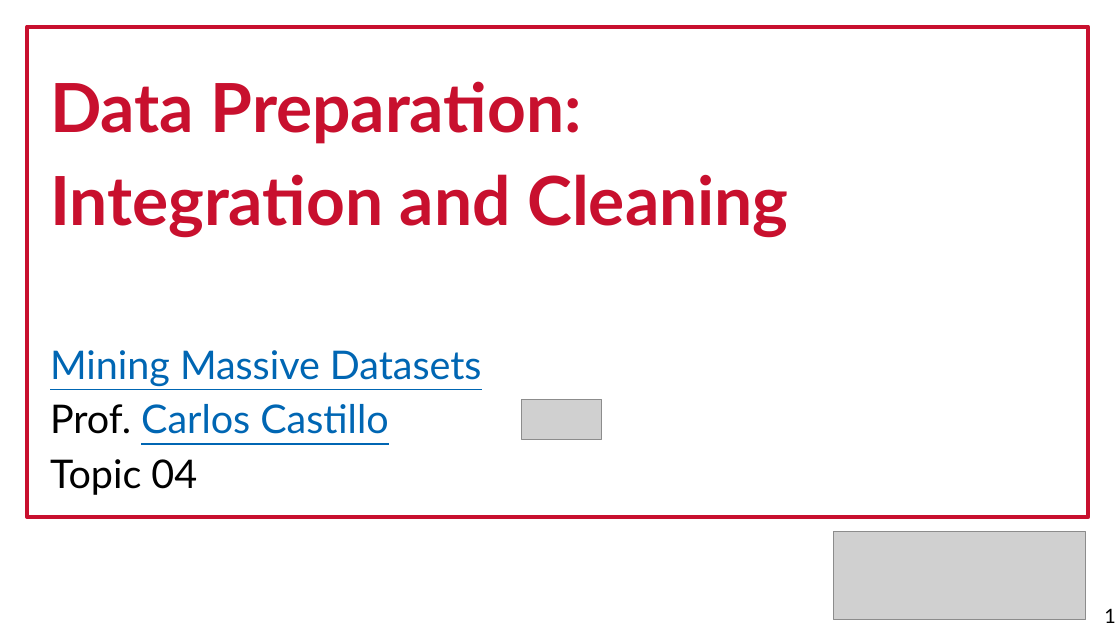
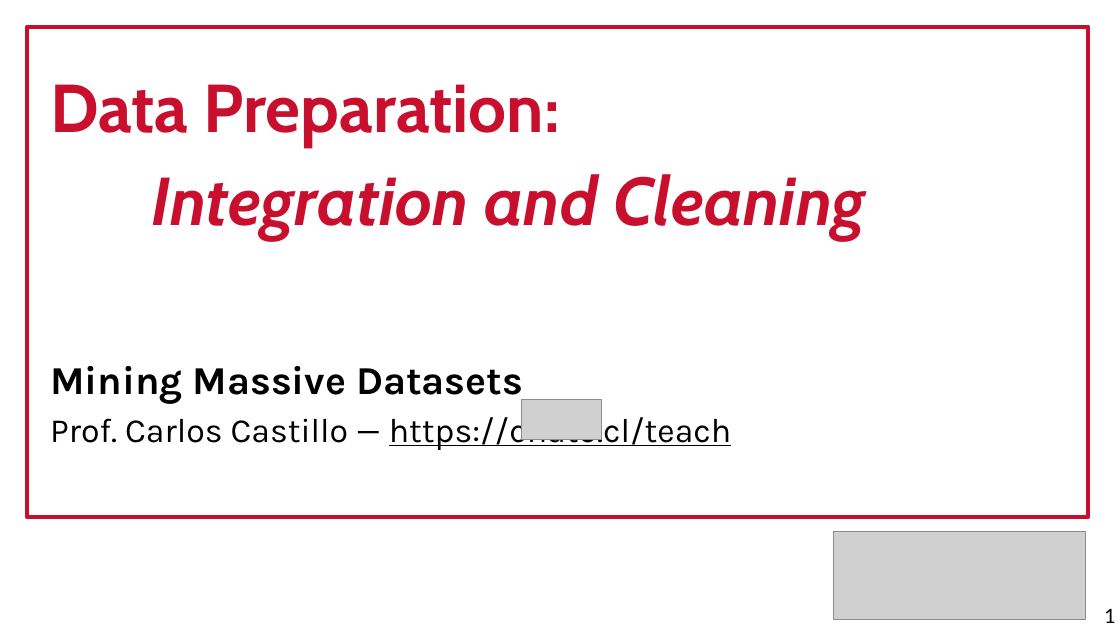
Before and after one commit to chatox/data-mining-course, a slide deck: slide 1 of theory/odp/tt04_integration_cleaning.odp. Drawn at 1120x630 pixels with LibreOffice and Linux fonts; fonts in the diff are those of the drawing; grey boxes stand for pictures. Boxes give left, top, right and bottom in pixels: in the first picture for what was removed or moved away, otherwise in the second. Text is boxed around its words. In the diff, an @@ line names an element or a change of style, - is before the commit and + after.

```diff
--- a/theory/odp/tt04_integration_cleaning.odp
+++ b/theory/odp/tt04_integration_cleaning.odp
@@ text at (50, 84, 865, 404): font Lato to Cabin in "Data Preparation:", "Integration and Cleaning"; italic on in "Integration and Cleaning"; font Lato to Karla, text colour #0066B3 to #000000, bold on, underline off in "Mining Massive Datasets" @@
@@ text at (50, 412, 731, 450): text changed; size 28 to 24 pt; font Lato to Karla; text colour #0066B3 to #000000 @@
-Prof. Carlos Castillo
-Topic 04
+Prof. Carlos Castillo — https://chato.cl/teach
```
Also in this commit, not shown: 25 other slides changed, 1 slide added, 1 slide removed, 10 other files.
